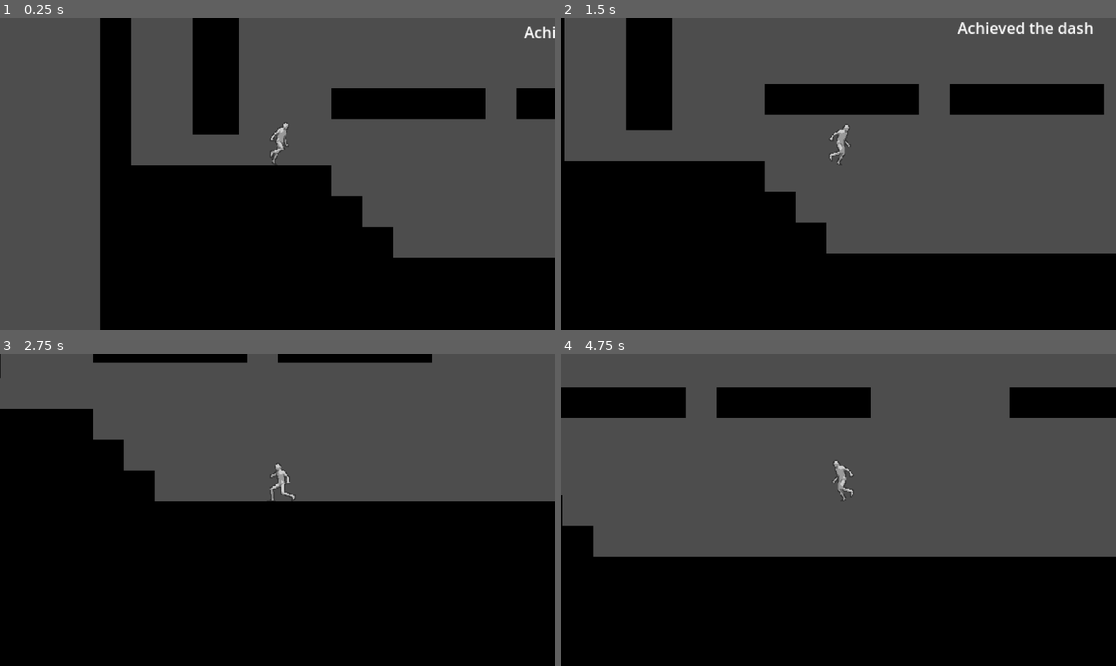
Above: before the commit, frames 1-4 (two rows, left to right).
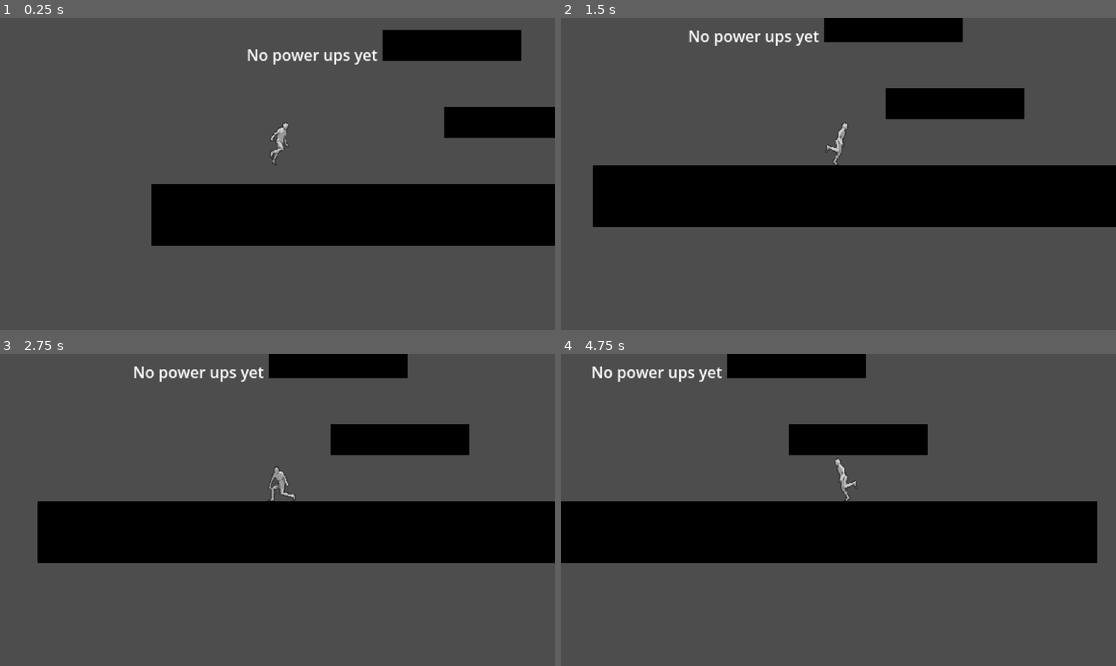
Above: after the commit, the same moments.

Repository: Sebas5750849/home-base_lab
Game: Godot game, scene res://scenes/Level scenes/Lineair_test_levels/linlevel_0.tscn
Two runs of this game, one before a commit and one after it. Both use one fixed random seed, a clock stepped at 60 frames per second and the inputs below. Before the commit the project starts from res://scenes/Level scenes/Lineair_test_levels/linlevel_1.tscn.
Inputs:
- Up to frame 1 (0.25 s): no input
- Up to frame 2 (1.5 s): hold Down (crouch) 0.53-1.28 s; hold Right (move_right) from 0.53 s (still down); tap Space (jump) at 0.77 s; tap Shift (dash) at 1.35 s
- Up to frame 3 (2.75 s): tap Space (jump) at 1.52 s; release Right (move_right) at 2.03 s; hold Left (move_left) from 2.03 s (still down); hold Down (crouch) from 2.03 s (still down)
- Up to frame 4 (4.75 s): release Left (move_left) at 2.78 s; release Down (crouch) at 2.78 s; hold Right (move_right) 2.78-4.28 s; tap Shift (dash) at 2.85, 4.35 s; tap Space (jump) at 3.02, 3.77, 4.52 s; hold Down (crouch) 3.53-4.28 s; hold Left (move_left) from 4.28 s (still down)

The runs differ from the first frame. In frame 1, 45% of the frame differs, in the area x 18-100%, y 0-100%; in frame 2, 53%; in frame 3, 46%; in frame 4, 62%, in the area x 0-100%, y 0-100%.

Commit message:
Changed main scene

Diff:
--- a/project.godot
+++ b/project.godot
@@ -11,7 +11,7 @@
 [application]
 
 config/name="game_prototype"
-run/main_scene="uid://dtgestpeaioqq"
+run/main_scene="uid://ncowwgti5yir"
 config/features=PackedStringArray("4.5", "Forward Plus")
 config/icon="uid://bkcawwietdj2v"
 
